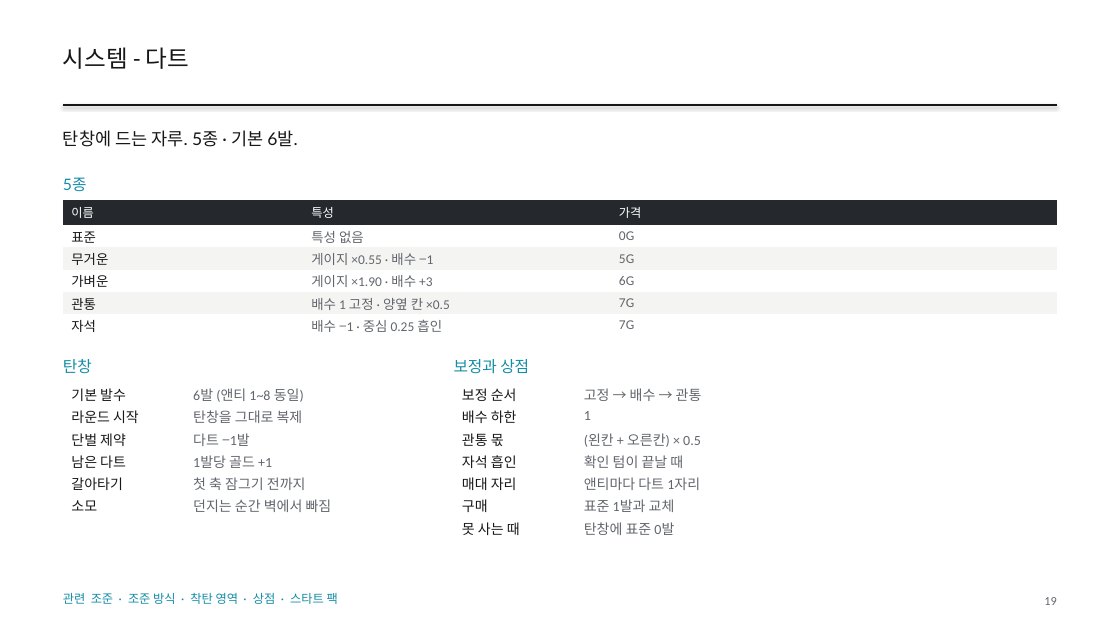
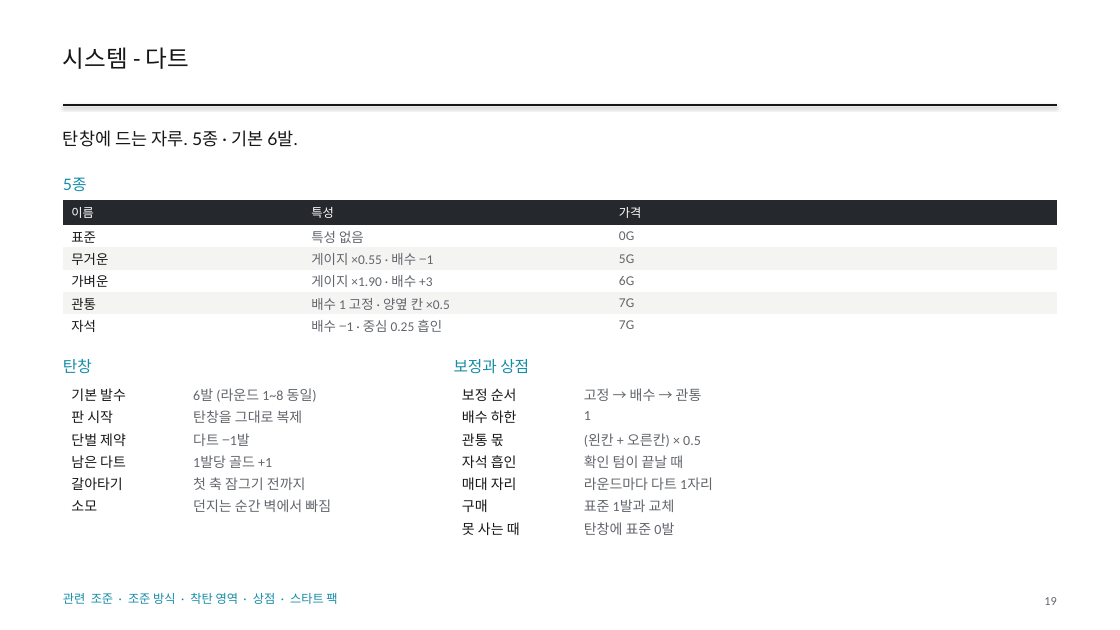
Before and after one commit to GGbong69/test-03, a slide deck: slide 19 of docs/HIGHTONE_기획서.pptx. Drawn at 1120x630 pixels with LibreOffice and Linux fonts; fonts in the diff are those of the drawing. Boxes give left, top, right and bottom in pixels: in the first picture for what was removed or moved away, otherwise in the second. Text is boxed around its words. In the diff, an @@ line names an element or a change of style, - is before the commit and + after.

```diff
--- a/docs/HIGHTONE_기획서.pptx
+++ b/docs/HIGHTONE_기획서.pptx
@@ table at <box>63,382,408,516</box> @@
-row 1, column 2: 6발 (앤티 1~8 동일)
+row 1, column 2: 6발 (라운드 1~8 동일)
-row 2, column 1: 라운드 시작
+row 2, column 1: 판 시작
@@ table at <box>454,382,798,539</box> @@
-row 5, column 2: 앤티마다 다트 1자리
+row 5, column 2: 라운드마다 다트 1자리
```
Also in this commit, not shown: 37 other slides changed, 2 other files.
